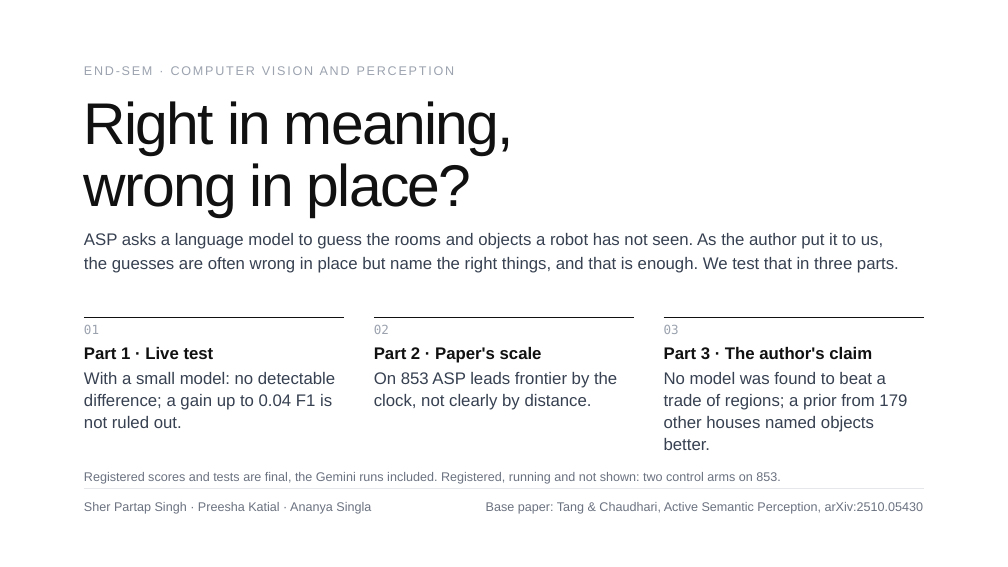
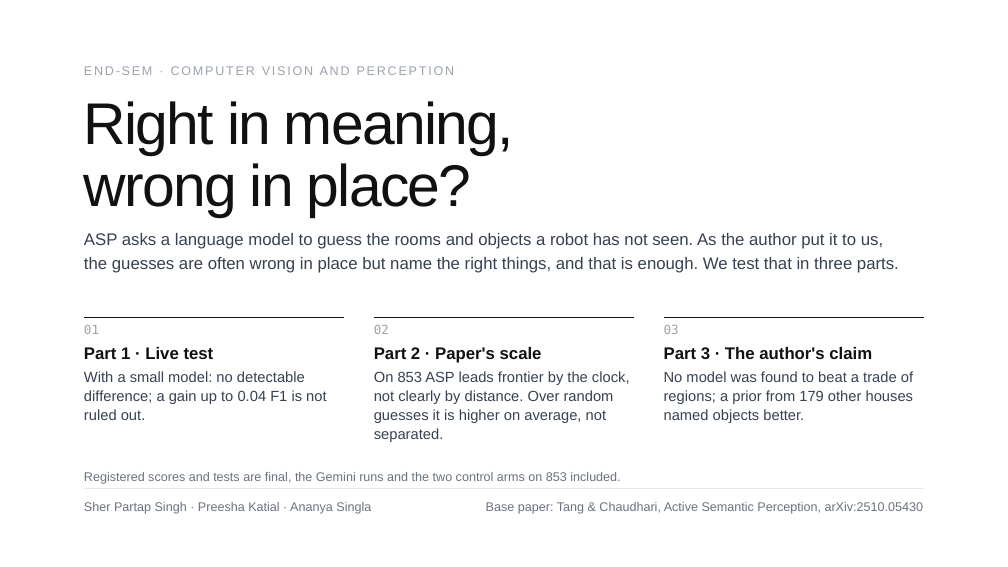
Before and after one commit to Sher110106/validity-aware-active-semantic-exploration, a slide deck: slide 1 of docs/endsem_2026-11/ASP_Endsem.pptx. Drawn at 1008x567 pixels with LibreOffice and Linux fonts; fonts in the diff are those of the drawing. Boxes give left, top, right and bottom in pixels: in the first picture for what was removed or moved away, otherwise in the second. Text is boxed around its words. In the diff, an @@ line names an element or a change of style, - is before the commit and + after.

```diff
--- a/docs/endsem_2026-11/ASP_Endsem.pptx
+++ b/docs/endsem_2026-11/ASP_Endsem.pptx
@@ text "With a small model: no ..." at <box>84,371,326,420</box>: size 16 to 14 pt; line spacing 20.8pt to 18.2pt @@
@@ text at <box>374,371,630,442</box>: text changed; size 16 to 14 pt @@
-On 853 ASP leads frontier by the clock, not clearly by distance.
+On 853 ASP leads frontier by the clock, not clearly by distance. Over random guesses it is higher on average, not separated.
@@ text "No model was found to ..." at <box>664,371,913,423</box>: size 16 to 14 pt; line spacing 20.8pt to 18.2pt @@
@@ text at <box>84,472,620,484</box>: text changed @@
-Registered scores and tests are final, the Gemini runs included. Registered, running and not shown: two control arms on 853.
+Registered scores and tests are final, the Gemini runs and the two control arms on 853 included.
```
Also in this commit, not shown: 21 other slides changed, 2 slides added, 9 other files.
